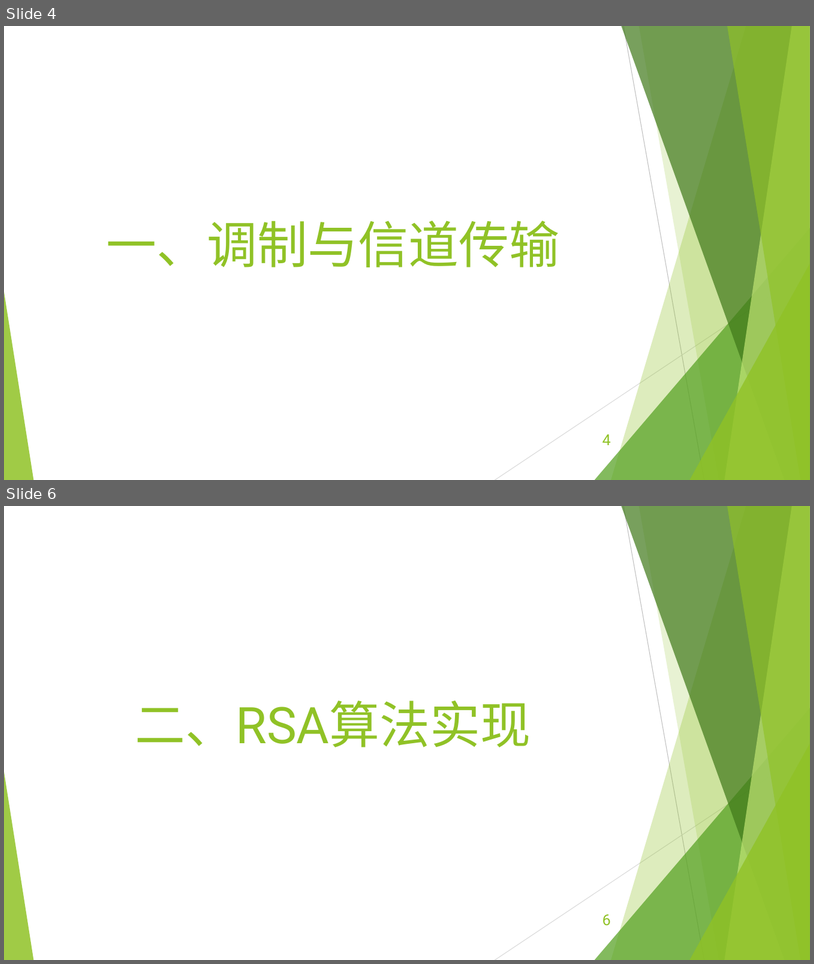
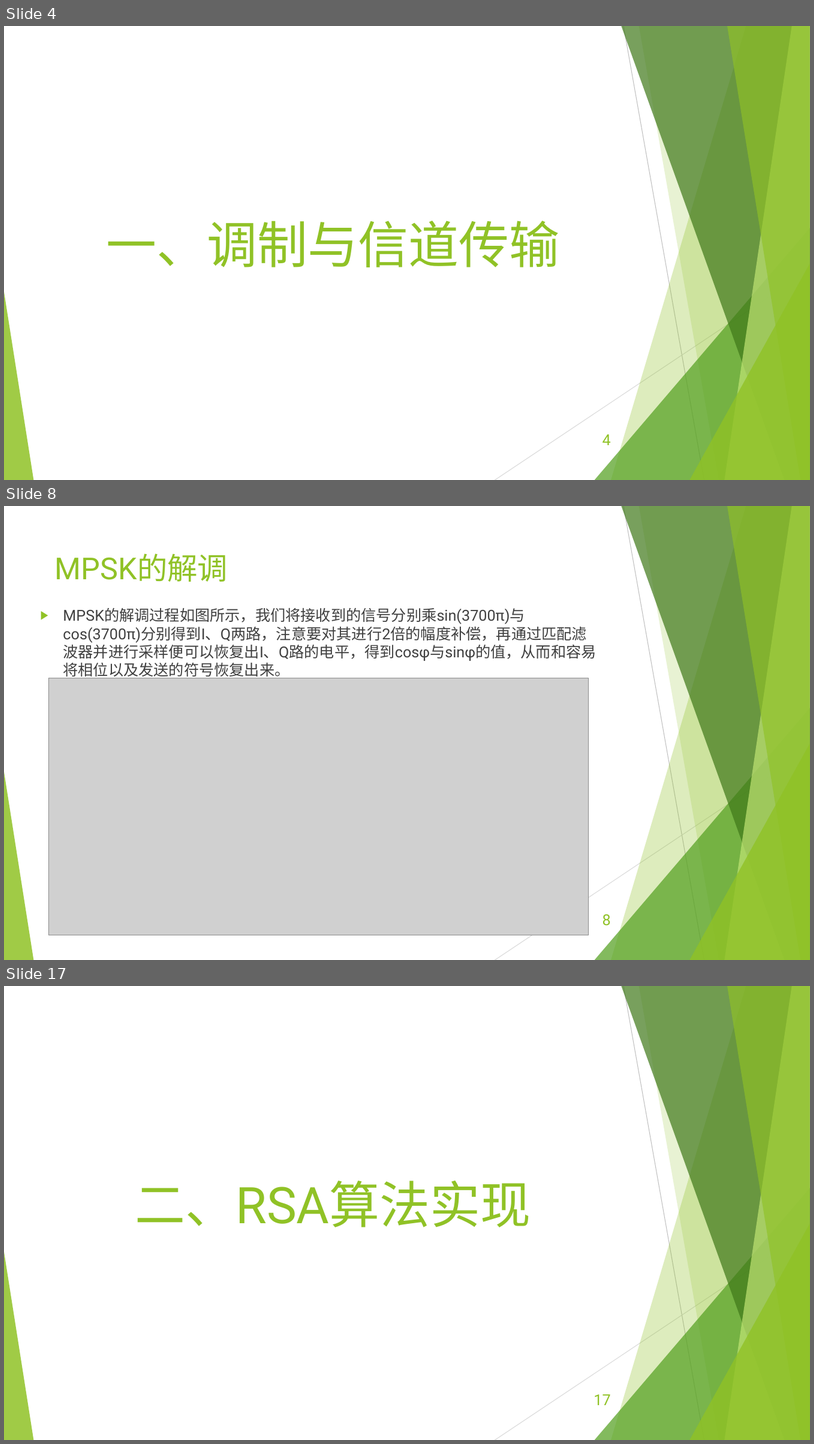
Before and after one commit to EECodingPresentation/project2, a slide deck: 展示报告.pptx. Shown one above the other, each under a label of ours: slides 4 and 6 before the commit, slides 4, 8 and 17 after it; the slides between them are not shown. The pictures are 814x964 and 814x1444 pixels, drawn with LibreOffice and Linux fonts; fonts in the diff are those of the drawing; grey boxes stand for pictures. Boxes give left, top, right and bottom in pixels: in the first picture for what was removed or moved away, otherwise in the second. Text is boxed around its words. In the diff, an @@ line names an element or a change of style, - is before the commit and + after.

```diff
--- a/展示报告.pptx
+++ b/展示报告.pptx
@@ slide 8 added at (x1=4, y1=506, x2=810, y2=960), background #FFFFFF; not listed: 10 template elements that a slide beside it also shows @@
@@ title added at (x1=55, y1=553, x2=228, y2=582), 36 pt, text #90C226 @@
+MPSK的解调
@@ text added at (x1=63, y1=608, x2=596, y2=679), 18 pt, text #404040 @@
+▶ MPSK的解调过程如图所示，我们将接收到的信号分别乘sin(3700π)与cos(3700π)分别得到I、Q两路，注意要对其进行2倍的幅度补偿，再通过匹配滤波器并进行采样便可以恢复出I、Q路的电平，得到cosφ与sinφ的值，从而和容易将相位以及发送的符号恢复出来。
@@ picture added at (x1=49, y1=678, x2=588, y2=934) @@
@@ page number added at (x1=603, y1=914, x2=611, y2=925), 18 pt, text #90C226 @@
+8
@@ what was slide 6 is now slide 17 @@
@@ page number at (x1=594, y1=1394, x2=611, y2=1405): text changed @@
-6
+17
```
Also in this commit, not shown: 11 other slides added, 1 slide removed, 2 other files.
